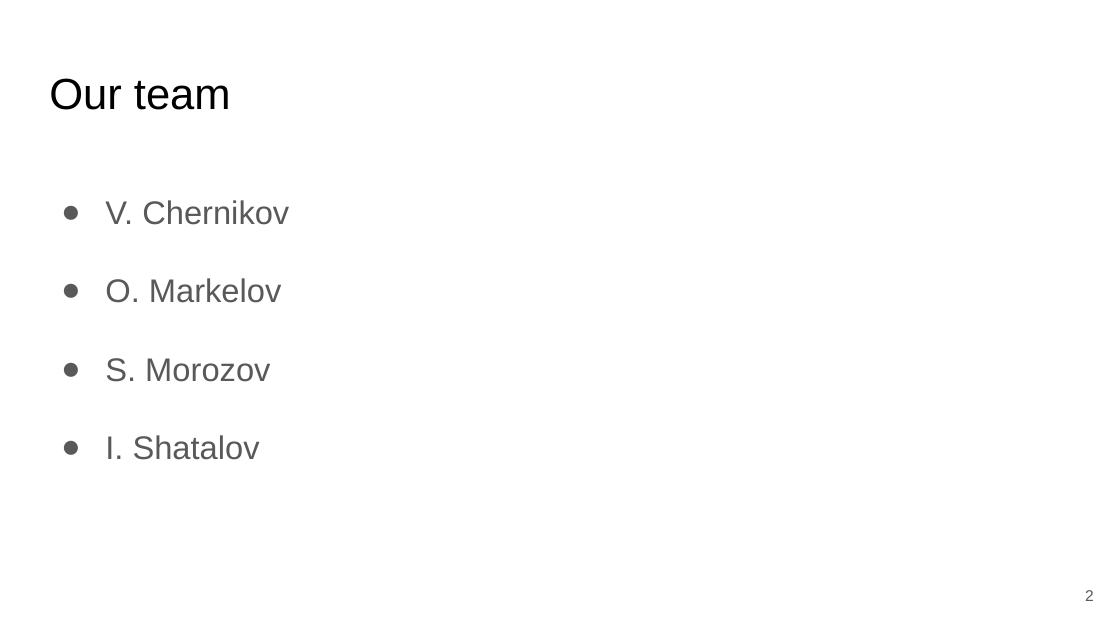
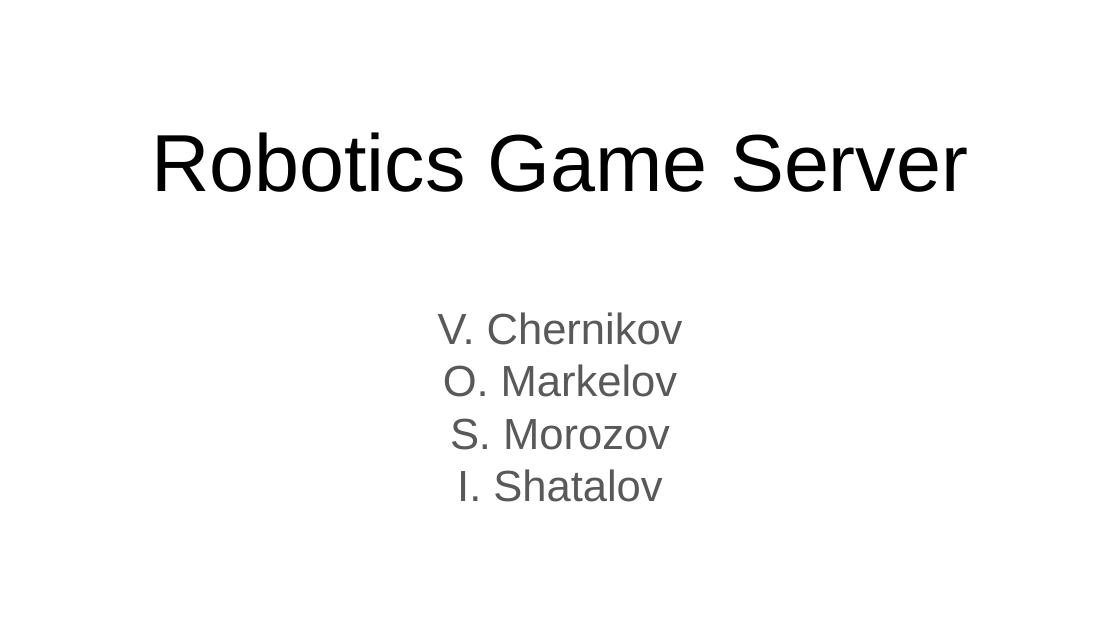
Before and after one commit to shiftuya/Robots, a slide deck: slide 1 of ProjectPresentation.pptx (slide 2 before the commit). Drawn at 1120x630 pixels with LibreOffice and Linux fonts; fonts in the diff are those of the drawing. Boxes give left, top, right and bottom in pixels: in the first picture for what was removed or moved away, otherwise in the second. Text is boxed around its words. In the diff, an @@ line names an element or a change of style, - is before the commit and + after.

Commit message:
Presentation update

```diff
--- a/ProjectPresentation.pptx
+++ b/ProjectPresentation.pptx
@@ title removed at <box>49,78,231,110</box> @@
-Our team
@@ title added at <box>151,132,968,192</box>, 52 pt, text #000000 @@
+Robotics Game Server
@@ subtitle "V. Chernikov": place and size @@
-subtitle "V. Chernikov" at <box>105,200,289,460</box>
+subtitle "V. Chernikov" at <box>438,312,683,502</box>
@@ subtitle "V. Chernikov" at <box>438,312,683,502</box>: size 21 to 28 pt; alignment left to centre; bullet ● to none; line spacing 2 to 1 @@
@@ page number removed at <box>1085,590,1094,601</box> @@
-2
```
Also in this commit, not shown: 1 slide added, 1 slide removed.
